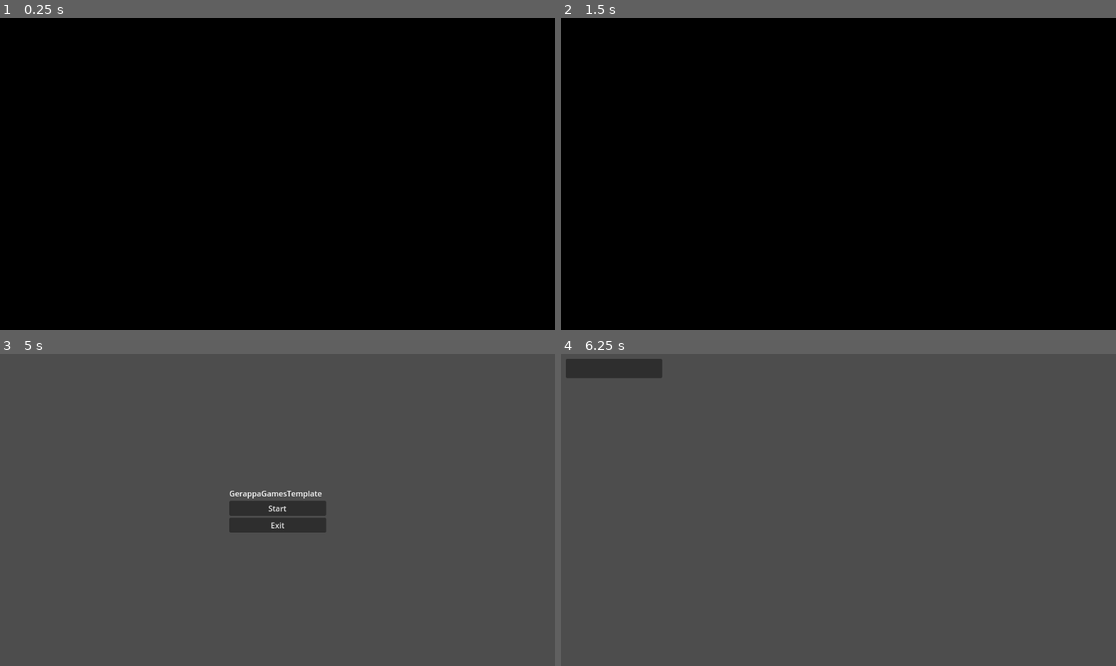
Above: before the commit, frames 1-4 (two rows, left to right).
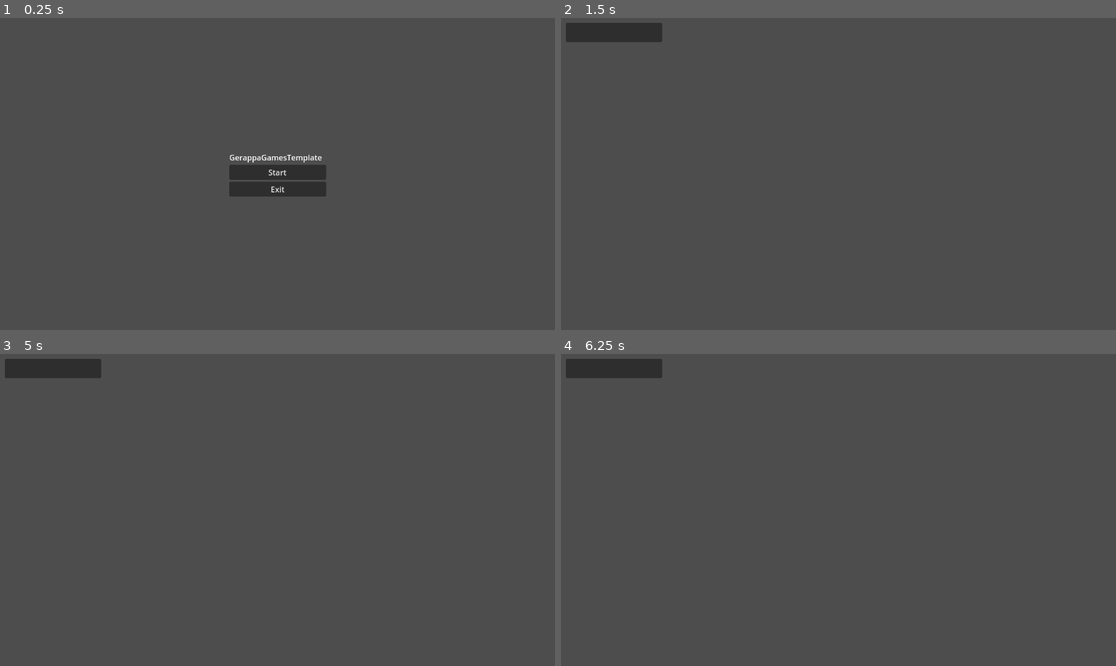
Above: after the commit, the same moments.

Repository: danigeri/AnchorAndAlmanac
Game: Godot game, scene res://Intro/intro.tscn
The game is run twice, just before and just after one commit, with the same random seed, the same clock (stepped at 60 frames per second) and the same inputs. Video files are missing from this copy of the repository; at most half a second of black plays in their place.
Inputs (mouse positions are in pixels of both pictures, inside the frame that each line leads up to):
- Up to frame 1 (0.25 s): no input
- Up to frame 2 (1.5 s): click (838, 170) at 0.5 s, where only the run after the commit has a clickable "Start"; tap Enter at 1.25 s
- Up to frame 3 (5 s): tap Space at 2, 3.5 s; tap Enter at 2.75, 4.25 s
- Up to frame 4 (6.25 s): click (838, 506) at 5 s, where only the run before the commit has a clickable "Start"; tap Space at 5.75 s

The runs differ from the first frame. In frame 1, 100% of the frame differs, in the area x 0-100%, y 0-100%; in frame 2, 100%; in frame 3, 2.8%; in frame 4, nothing differs.

Commit message:
Intro is skipped in debug build.

Diff:
--- a/Intro/intro.gd
+++ b/Intro/intro.gd
@@ -5,14 +5,19 @@
 
 
 func _ready() -> void:
-	video_player.play()
-	video_player.paused = true
-
-
-func _on_timer_timeout() -> void:
-	video_player.paused = false
-	audio_player.play()
+	if OS.is_debug_build():
+		call_deferred("go_to_main_menu")
+	else:
+		video_player.play()
+		video_player.paused = true
+		await get_tree().create_timer(2.0).timeout
+		video_player.paused = false
+		audio_player.play()
 
 
 func _on_animation_player_animation_finished(_anim_name: StringName) -> void:
+	go_to_main_menu()
+
+
+func go_to_main_menu() -> void:
 	get_tree().change_scene_to_file("res://main_menu.tscn")
--- a/Intro/intro.tscn
+++ b/Intro/intro.tscn
@@ -14,7 +14,7 @@
 tracks/0/interp = 1
 tracks/0/loop_wrap = true
 tracks/0/keys = {
-"times": PackedFloat32Array(1, 2.7666667, 3, 4),
+"times": PackedFloat32Array(1, 3.1666667, 3.3666666, 4),
 "transitions": PackedFloat32Array(1, 1, 1, 1),
 "update": 0,
 "values": [Color(0, 0, 0, 1), Color(0, 0, 0, 0), Color(0, 0, 0, 0), Color(0, 0, 0, 1)]
@@ -90,10 +90,4 @@
 }
 autoplay = "Fade"
 
-[node name="Timer" type="Timer" parent="."]
-wait_time = 2.0
-one_shot = true
-autostart = true
-
 [connection signal="animation_finished" from="AnimationPlayer" to="." method="_on_animation_player_animation_finished"]
-[connection signal="timeout" from="Timer" to="." method="_on_timer_timeout"]
